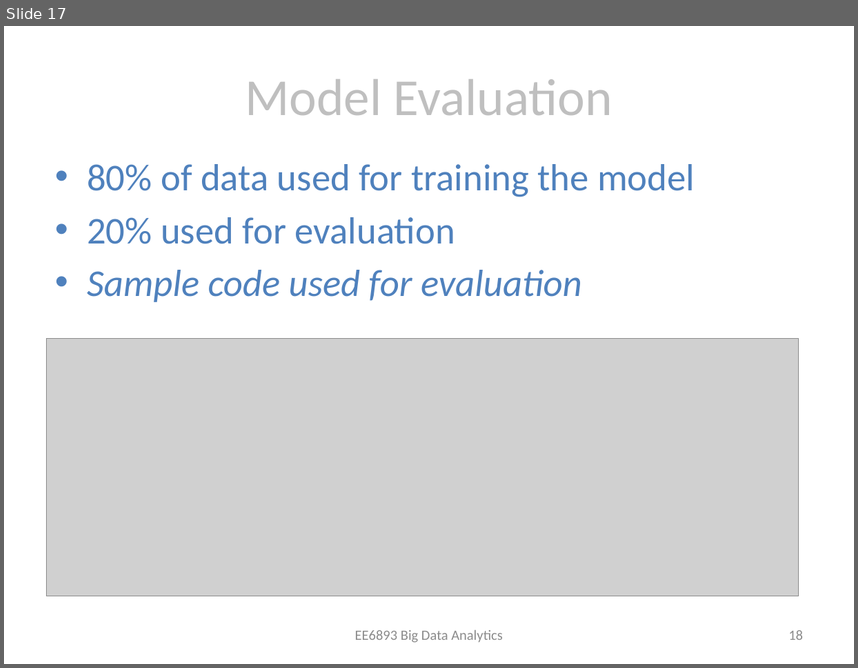
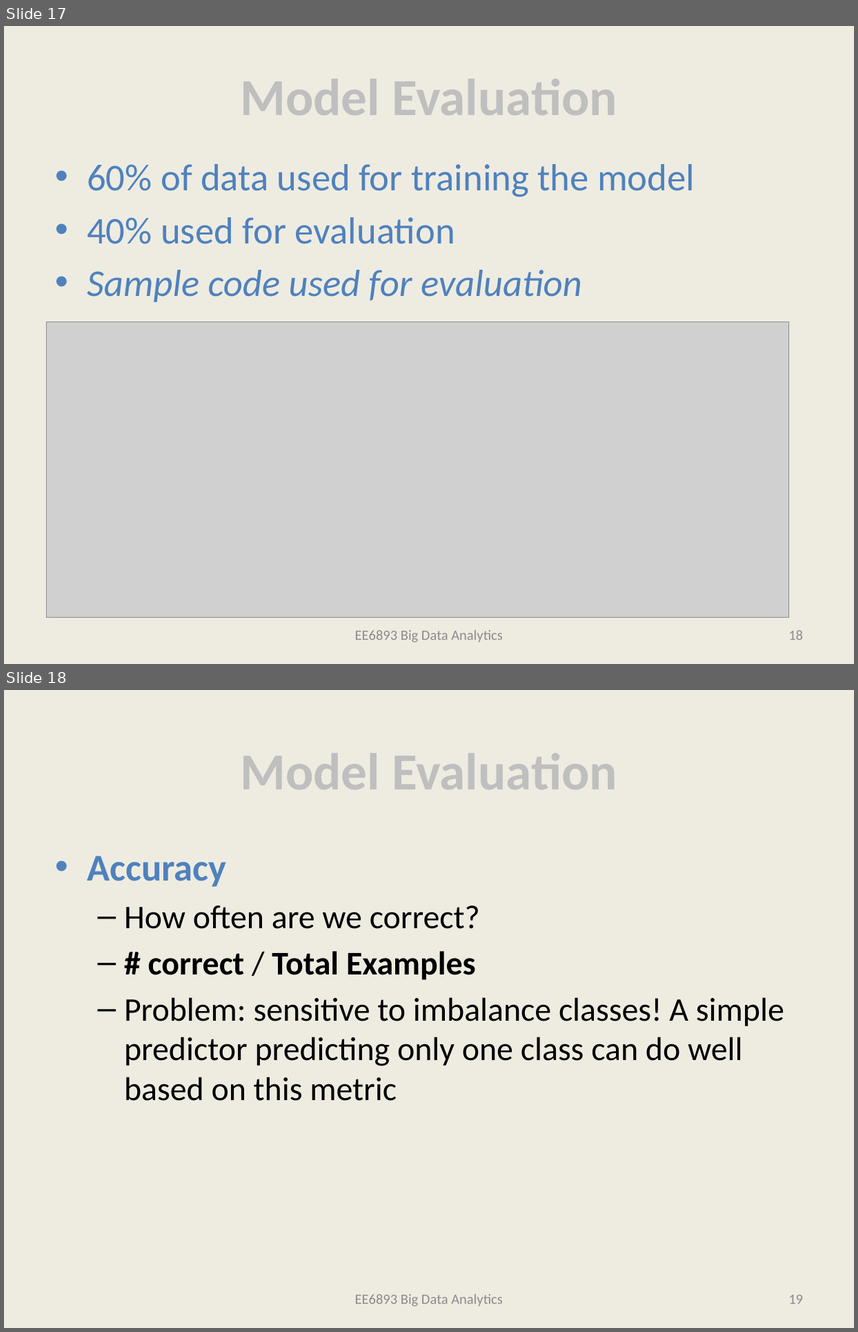
Before and after one commit to bertomartin/big-data-analytics, a slide deck: FinalPresentation.pptx. Shown one above the other, each under a label of ours: slide 17 before the commit, slides 17 and 18 after it. The pictures are 858x668 and 858x1332 pixels, drawn with LibreOffice and Linux fonts; fonts in the diff are those of the drawing; grey boxes stand for pictures. Boxes give left, top, right and bottom in pixels: in the first picture for what was removed or moved away, otherwise in the second. Text is boxed around its words. In the diff, an @@ line names an element or a change of style, - is before the commit and + after.

Commit message:
updating models. moving combined_features to live under models

```diff
--- a/FinalPresentation.pptx
+++ b/FinalPresentation.pptx
@@ slide 18 added at (4, 690, 854, 1328), background #EEECE1 @@
@@ title added at (240, 753, 617, 789), 44 pt, text #BFBFBF, bold @@
+Model Evaluation
@@ text added at (87, 856, 784, 1101), 28 pt, text #000000 @@
+• Accuracy
+  – How often are we correct?
+  – # correct / Total Examples
+  – Problem: sensitive to imbalance classes! A simple predictor predicting only one class can do well based on this metric
@@ text added at (355, 1294, 503, 1306), 12 pt, text #8C8C8C @@
+EE6893 Big Data Analytics
@@ page number added at (789, 1294, 803, 1303), 12 pt, text #8C8C8C @@
+19
@@ slide 17 changed as well @@
@@ background #FFFFFF to #EEECE1 @@
@@ title "Model Evaluation" at (240, 78, 617, 115): bold on @@
@@ text at (87, 164, 695, 244): text changed @@
-• 80% of data used for training the model
-• 20% used for evaluation
+• 60% of data used for training the model
+• 40% used for evaluation
@@ picture: place and size @@
-picture at (47, 338, 799, 595)
+picture at (47, 322, 789, 617)
```
Also in this commit, not shown: 19 other slides changed, 5 other slides added, 1 slide removed, 3 other files.
